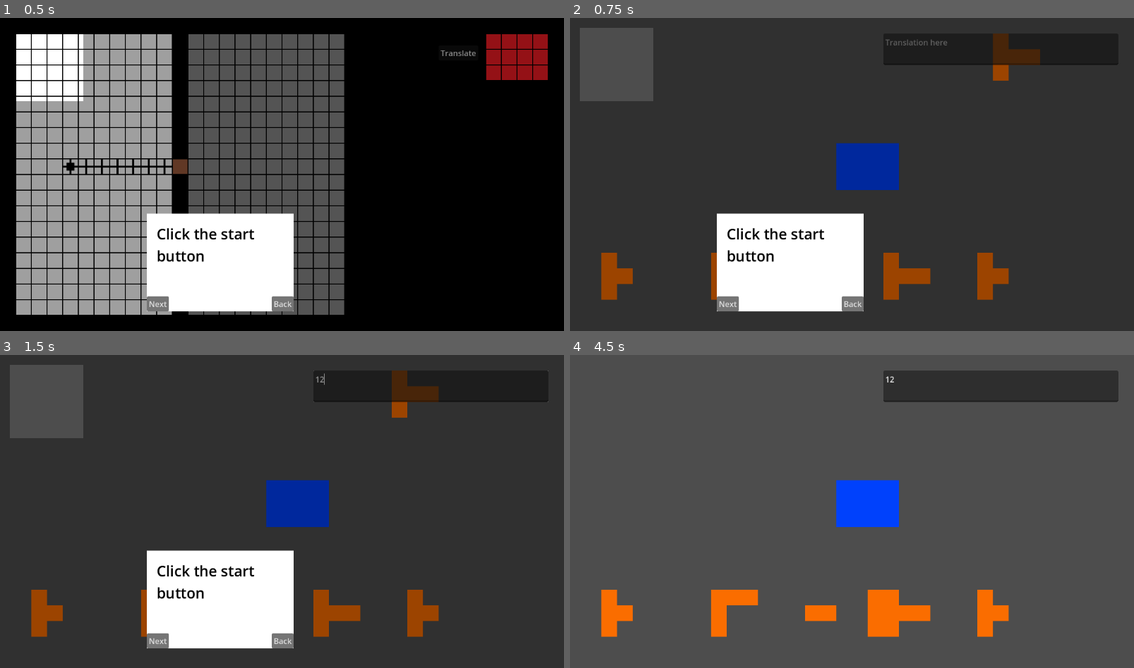
Above: before the commit, frames 1-4 (two rows, left to right).
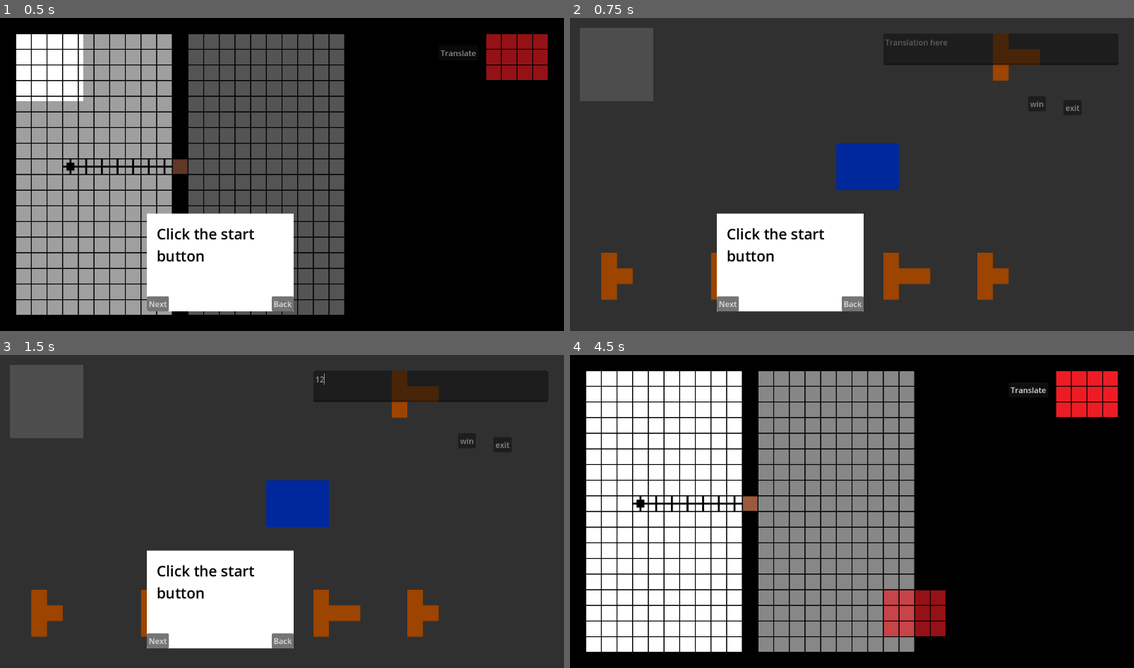
Above: after the commit, the same moments.

Repository: DelphinusArcana252525/FloodTranslator
Game: Godot game, scene res://scenes/main.tscn
Same seed, same stepped clock (60 frames per second), same inputs: the game is played once before the commit and once after it.
Inputs (mouse positions are in pixels of both pictures, inside the frame that each line leads up to):
- Up to frame 1 (0.5 s): no input
- Up to frame 2 (0.75 s): click "Translate" at 0.5 s
- Up to frame 3 (1.5 s): click (428, 386) at 1.27 s; type "12" at 1.35 s
- Up to frame 4 (4.5 s): click (1038, 439) at 2 s, where only the run after the commit has a clickable "win"; click "Next" at 2.75 s; click "Next" at 3.5 s; tap Enter at 4.25 s; move the mouse to (914, 605) at 4.27 s; hold P (place_shape) from 4.28 s (still down)

Frame 1 is identical in both runs. In frame 2, less than 0.1% of the frame differs, in the area x 81-91%, y 26-30%; in frame 3, less than 0.1%; in frame 4, 99%, in the area x 0-100%, y 0-100%.

Commit message:
Adding signals to the translator. Also making the flood stuff display the translator sub-levels

Diff:
--- a/scenes/flood/Levels/flood_level_0.gd
+++ b/scenes/flood/Levels/flood_level_0.gd
@@ -1,18 +1,31 @@
 extends FirstLevelAttempt
 
 var translate_scene
+var translate_node
 
 # Called when the node enters the scene tree for the first time.
 func _ready() -> void:
+	super._ready()
 	shapes = []
 	translate_scene = preload("res://scenes/translator_main.tscn")
-	pass # Replace with function body.
 
 
 # Called every frame. 'delta' is the elapsed time since the previous frame.
 func _process(delta: float) -> void:
-	pass
+	super._process(delta)
 
 
 func _on_translate_button_pressed() -> void:
-	add_child(translate_scene.instantiate())
+	translate_node = translate_scene.instantiate()
+	translate_node.win.connect(_on_translate_win)
+	translate_node.exit.connect(_on_translate_exit)
+	add_child(translate_node)
+
+func _on_translate_win () -> void:
+	translate_node.queue_free()
+	shapes.append([Vector2i(0,0),Vector2i(-1,-1),Vector2i(-1,0),Vector2i(-1,1),
+	Vector2i(0,1),Vector2i(1,1),Vector2i(1,0),Vector2i(1,-1),Vector2i(0,-1),
+	Vector2i(2,-1),Vector2i(2,0),Vector2i(2,1)])
+
+func _on_translate_exit() -> void:
+	translate_node.queue_free()
--- a/scenes/flood/first_level_attempt.tscn
+++ b/scenes/flood/first_level_attempt.tscn
@@ -106,6 +106,13 @@
 tile_set = SubResource("TileSet_wuben")
 script = ExtResource("3_3rlpr")
 
+[node name="Timer" type="Timer" parent="Map"]
+wait_time = 0.2
+autostart = true
+
 [node name="Highlight_Layer" type="TileMapLayer" parent="."]
 tile_set = SubResource("TileSet_fppwx")
 script = ExtResource("4_1t16q")
+
+[connection signal="win" from="Map" to="." method="_on_map_win"]
+[connection signal="timeout" from="Map/Timer" to="Map" method="_on_timer_timeout"]
--- a/scenes/translator_main.gd
+++ b/scenes/translator_main.gd
@@ -5,6 +5,8 @@
 var wordShapes
 var currIndex
 var answer
+signal win
+signal exit
 
 # Called when the node enters the scene tree for the first time.
 func _ready() -> void:
@@ -59,3 +61,12 @@
 #dependent upon the word_shape sprite position
 
 #maybe each word shape has a height and width variable idk
+
+
+
+
+func _on_win_button_pressed() -> void:
+	win.emit()
+
+func _on_exit_button_pressed() -> void:
+	exit.emit()
--- a/scenes/translator_main.tscn
+++ b/scenes/translator_main.tscn
@@ -26,4 +26,20 @@
 offset_bottom = 96.0
 placeholder_text = "Translation here"
 
+[node name="Win_button" type="Button" parent="."]
+offset_left = 936.0
+offset_top = 160.0
+offset_right = 972.0
+offset_bottom = 191.0
+text = "win"
+
+[node name="exit_button" type="Button" parent="."]
+offset_left = 1008.0
+offset_top = 168.0
+offset_right = 1045.0
+offset_bottom = 199.0
+text = "exit"
+
 [connection signal="mouse_exited" from="word_shape" to="word_shape" method="_on_mouse_exited"]
+[connection signal="pressed" from="Win_button" to="." method="_on_win_button_pressed"]
+[connection signal="pressed" from="exit_button" to="." method="_on_exit_button_pressed"]
--- a/scripts/flood/first_level_attempt.gd
+++ b/scripts/flood/first_level_attempt.gd
@@ -13,7 +13,8 @@
 
 # Called when the node enters the scene tree for the first time.
 func _ready() -> void:
-	shapes = shapes_resource.shapes
+	print("hello")
+	shapes = []
 	$Map.propogate_all()
 
 # Called every frame. 'delta' is the elapsed time since the previous frame.
@@ -21,6 +22,7 @@
 	#print(shapes[shape_index])
 	if shapes.size() > 0:
 		$Highlight_Layer.display_shape(shapes[shape_index], get_mouse_tile_internal(), colors[current_color_index])
+	print(shapes)
 
 func _input(event: InputEvent) -> void:
 	if event.is_action_pressed("space"):
@@ -40,7 +42,7 @@
 	if event.is_action_pressed("place_shape"):
 		if shapes.size() > 0:
 			$Map.place_shape(shapes[shape_index], get_mouse_tile_internal(), colors[current_color_index])
-		$Map.propogate_all()
+		#$Map.propogate_all()
 		if ($Map.has_won()) :
 			has_won.emit()
 
@@ -53,3 +55,7 @@
 	var mouse_x = floori(mouse_pos.x / tile_width)
 	var mouse_y = floori(mouse_pos.y / tile_height)
 	return Vector2i(mouse_x, mouse_y)
+
+
+func _on_map_win() -> void:
+	has_won.emit()
--- a/scripts/flood/map.gd
+++ b/scripts/flood/map.gd
@@ -2,6 +2,7 @@
 
 var source = 4
 var max_row = 5
+signal win
 
 # Called when the node enters the scene tree for the first time.
 func _ready() -> void:
@@ -43,8 +44,14 @@
 			return false
 	return true
 
+func propogate_once() -> bool:
+	var to_return = propogate_accessibles() or propogate_wires() or activate_buttons()
+	if (has_won()):
+		win.emit()
+	return to_return
+
 func propogate_all () -> void :
-	while propogate_accessibles() or propogate_wires() or activate_buttons():
+	while propogate_once():
 		pass
 
 func propogate_accessibles () -> bool:
@@ -109,3 +116,7 @@
 		return false
 	set_cell(tile_coords, source, inaccessible_coords)
 	return true
+
+
+func _on_timer_timeout() -> void:
+	propogate_once()
